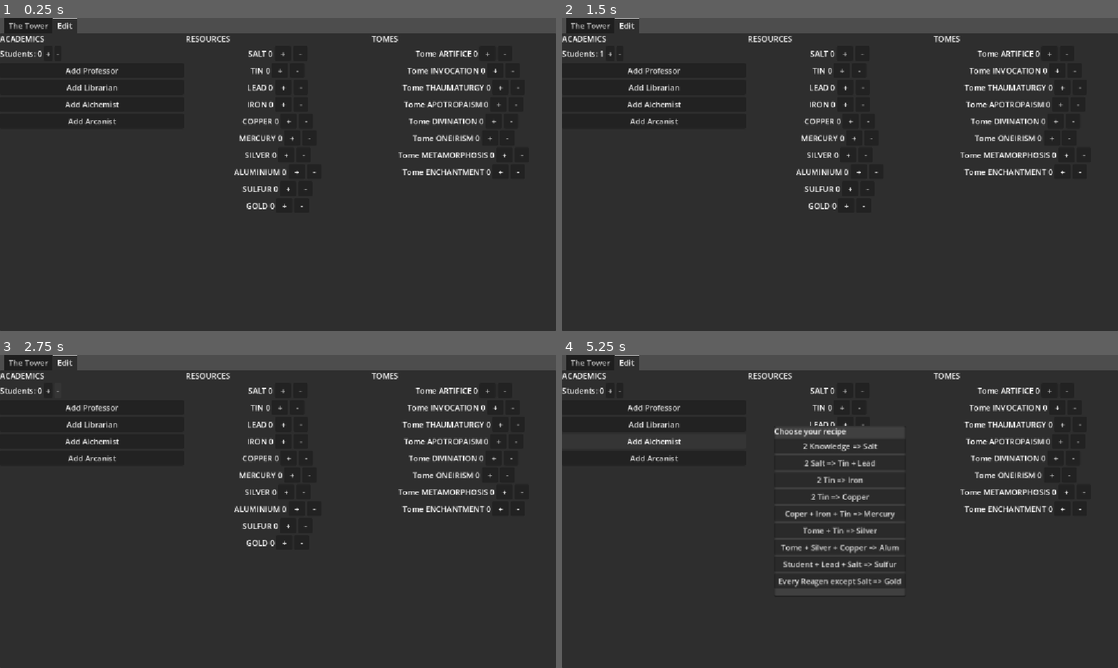
Above: before the commit, frames 1-4 (two rows, left to right).
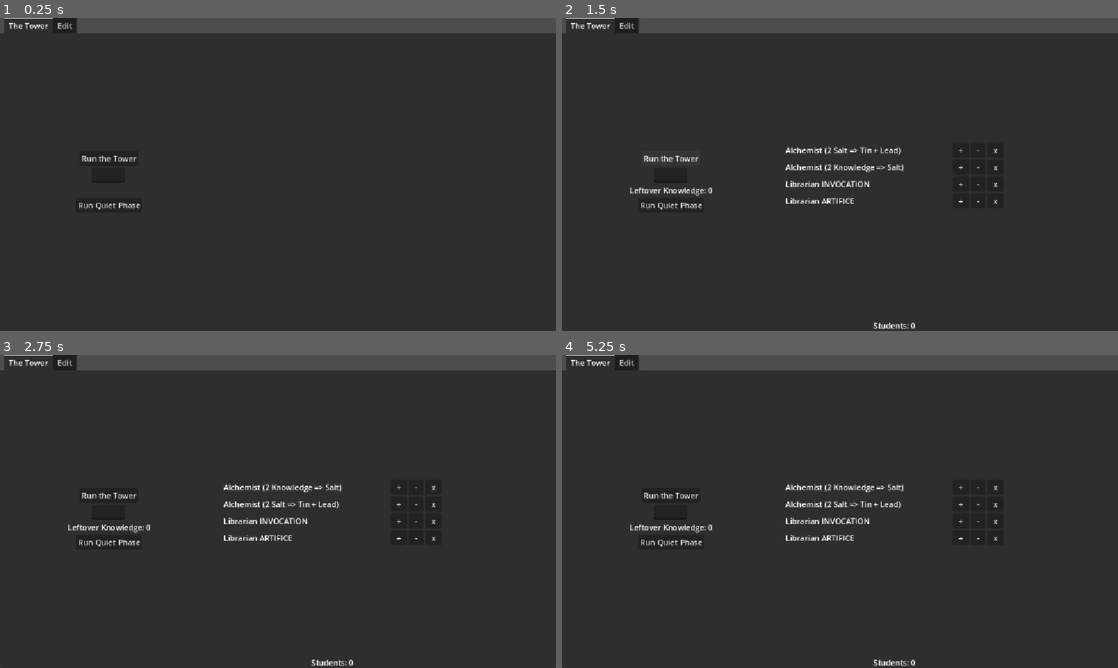
Above: after the commit, the same moments.

Repository: benjo121ben/sorcerers_tower
Game: Godot game, scene res://wizards_tower.tscn
Same seed, same stepped clock (60 frames per second), same inputs: the game is played once before the commit and once after it.
Inputs (mouse positions are in pixels of both pictures, inside the frame that each line leads up to):
- Up to frame 1 (0.25 s): no input
- Up to frame 2 (1.5 s): click (612, 52) at 0.5 s, where only the run before the commit has a clickable "+"; click (673, 158) at 1.25 s, where only the run after the commit has a clickable "Run the Tower"
- Up to frame 3 (2.75 s): click "-" at 2 s
- Up to frame 4 (5.25 s): click (673, 542) at 2.75 s, where only the run after the commit has a clickable "Run Quiet Phase"; click (656, 408) at 3.5 s, where only the run before the commit has a clickable "Add Professor"; click (656, 423) at 4.25 s, where only the run before the commit has a clickable "Add Librarian"; click (656, 442) at 5 s, where only the run before the commit has a clickable "Add Alchemist"

The runs differ from the first frame. In frame 1, 3.4% of the frame differs, in the area x 0-95%, y 0-62%; in frame 2, 4.5%; in frame 3, 4.4%; in frame 4, 5.7%, in the area x 0-95%, y 0-100%.

Commit message:
implemented saving

Diff:
--- a/academic.gd
+++ b/academic.gd
@@ -36,3 +36,18 @@
 @export var acad_type: AcademicType = AcademicType.PROFESSOR
 @export var arcana: Arcana = Arcana.NULL
 @export var reagent: ReagentRecipe = ReagentRecipe.NULL
+
+
+func get_as_dict() -> Dictionary:
+    return {
+        "type": acad_type,
+        "arcana": arcana,
+        "reagent": reagent
+    }
+
+static func from_dict(dict: Dictionary) -> Academic:
+    var ret := Academic.new()
+    ret.acad_type = dict["type"]
+    ret.arcana = dict["arcana"]
+    ret.reagent = dict["reagent"]
+    return ret
--- a/edit_reagents.gd
+++ b/edit_reagents.gd
@@ -11,7 +11,6 @@
 
 func setup() -> void:
 	var item = get_child(0) as EditItem
-	item.label.text = "SALT " + str(wizard_tower.tower_resources.reagent_salt)
 	item.plusButton.pressed.connect(
 		func ():
 			wizard_tower.tower_resources.reagent_salt += 1
@@ -24,7 +23,6 @@
 	)
 
 	item = get_child(1) as EditItem
-	item.label.text = "TIN " + str(wizard_tower.tower_resources.reagent_tin)
 	item.plusButton.pressed.connect(
 		func ():
 			wizard_tower.tower_resources.reagent_tin += 1
@@ -37,7 +35,6 @@
 	)
 
 	item = get_child(2) as EditItem
-	item.label.text = "LEAD " + str(wizard_tower.tower_resources.reagent_lead)
 	item.plusButton.pressed.connect(
 		func ():
 			wizard_tower.tower_resources.reagent_lead += 1
@@ -50,7 +47,6 @@
 	)
 
 	item = get_child(3) as EditItem
-	item.label.text = "IRON " + str(wizard_tower.tower_resources.reagent_iron)
 	item.plusButton.pressed.connect(
 		func ():
 			wizard_tower.tower_resources.reagent_iron += 1
@@ -63,7 +59,6 @@
 	)
 
 	item = get_child(4) as EditItem
-	item.label.text = "COPPER " + str(wizard_tower.tower_resources.reagent_copper)
 	item.plusButton.pressed.connect(
 		func ():
 			wizard_tower.tower_resources.reagent_copper += 1
@@ -76,7 +71,6 @@
 	)
 
 	item = get_child(5) as EditItem
-	item.label.text = "MERCURY " + str(wizard_tower.tower_resources.reagent_mercury)
 	item.plusButton.pressed.connect(
 		func ():
 			wizard_tower.tower_resources.reagent_mercury += 1
@@ -89,7 +83,6 @@
 	)
 
 	item = get_child(6) as EditItem
-	item.label.text = "SILVER " + str(wizard_tower.tower_resources.reagent_silver)
 	item.plusButton.pressed.connect(
 		func ():
 			wizard_tower.tower_resources.reagent_silver += 1
@@ -102,7 +95,6 @@
 	)
 
 	item = get_child(7) as EditItem
-	item.label.text = "ALUMINIUM " + str(wizard_tower.tower_resources.reagent_aluminium)
 	item.plusButton.pressed.connect(
 		func ():
 			wizard_tower.tower_resources.reagent_aluminium += 1
@@ -115,7 +107,6 @@
 	)
 
 	item = get_child(8) as EditItem
-	item.label.text = "SULFUR " + str(wizard_tower.tower_resources.reagent_sulfur)
 	item.plusButton.pressed.connect(
 		func ():
 			wizard_tower.tower_resources.reagent_sulfur += 1
@@ -128,7 +119,6 @@
 	)
 
 	item = get_child(9) as EditItem
-	item.label.text = "GOLD " + str(wizard_tower.tower_resources.reagent_gold)
 	item.plusButton.pressed.connect(
 		func ():
 			wizard_tower.tower_resources.reagent_gold += 1
@@ -144,6 +134,8 @@
 
 
 func update() -> void:
+	if wizard_tower.tower_resources == null:
+		return
 	var item = get_child(0) as EditItem
 	item.label.text = "SALT " + str(wizard_tower.tower_resources.reagent_salt)
 
--- a/edit_tomes.gd
+++ b/edit_tomes.gd
@@ -106,6 +106,8 @@
 
 
 func update() -> void:
+	if wizard_tower.tower_resources == null:
+		return
 	var item = get_child(0) as EditItem
 	item.label.text = "Tome ARTIFICE " + str(wizard_tower.tower_resources.tome_artifice)
 
--- a/show_reagents.gd
+++ b/show_reagents.gd
@@ -11,6 +11,8 @@
 
 # Called every frame. 'delta' is the elapsed time since the previous frame.
 func update() -> void:
+	if wizard_tower.tower_resources == null:
+		return
 	(get_child(0) as Label).text = "Reagent SALT " + str(wizard_tower.tower_resources.reagent_salt) if wizard_tower.tower_resources.reagent_salt > 0 else ""
 	(get_child(1) as Label).text = "Reagent TIN " + str(wizard_tower.tower_resources.reagent_tin) if wizard_tower.tower_resources.reagent_tin > 0 else ""
 	(get_child(2) as Label).text = "Reagent LEAD " + str(wizard_tower.tower_resources.reagent_lead) if wizard_tower.tower_resources.reagent_lead > 0 else ""
--- a/show_tomes.gd
+++ b/show_tomes.gd
@@ -11,6 +11,8 @@
 
 # Called every frame. 'delta' is the elapsed time since the previous frame.
 func update() -> void:
+	if wizard_tower.tower_resources == null:
+		return
 	(get_child(0) as Label).text = "Tome ARTIFICE " + str(wizard_tower.tower_resources.tome_artifice) if wizard_tower.tower_resources.tome_artifice > 0 else ""
 	(get_child(1) as Label).text = "Tome INVOCATION " + str(wizard_tower.tower_resources.tome_invocation) if wizard_tower.tower_resources.tome_invocation > 0 else ""
 	(get_child(2) as Label).text = "Tome THAUMATURGY " + str(wizard_tower.tower_resources.tome_thaumaturgy) if wizard_tower.tower_resources.tome_thaumaturgy > 0 else ""
--- a/tower_resources.gd
+++ b/tower_resources.gd
@@ -25,3 +25,54 @@
 
 func any_tome_exists() -> bool:
     return tome_artifice > 0 or tome_invocation > 0 or tome_thaumaturgy > 0 or tome_apotropaism > 0 or tome_divination > 0 or tome_oneirism > 0 or tome_metamorphosis > 0 or tome_enchantment > 0
+
+func get_as_dict() -> Dictionary:
+    return {
+        "tomes": {
+            "artifice": tome_artifice,
+            "invocation": tome_invocation,
+            "thaumaturgy": tome_thaumaturgy,
+            "apotropaism": tome_apotropaism,
+            "divination": tome_divination,
+            "oneirism": tome_oneirism,
+            "metamorphosis": tome_metamorphosis,
+            "enchantment": tome_enchantment,
+        },
+        "reagent": {
+            "salt": reagent_salt,
+            "tin": reagent_tin,
+            "lead": reagent_lead,
+            "iron": reagent_iron,
+            "copper": reagent_copper,
+            "mercury": reagent_mercury,
+            "silver": reagent_silver,
+            "aluminum": reagent_aluminium,
+            "sulfur": reagent_sulfur,
+            "gold": reagent_gold,
+        }
+    }
+
+static func from_dict(dict: Dictionary) -> TowerResources:
+    var ret := TowerResources.new()
+
+    ret.tome_artifice = dict["tomes"]["artifice"]
+    ret.tome_invocation = dict["tomes"]["invocation"]
+    ret.tome_thaumaturgy = dict["tomes"]["thaumaturgy"]
+    ret.tome_apotropaism = dict["tomes"]["apotropaism"]
+    ret.tome_divination = dict["tomes"]["divination"]
+    ret.tome_oneirism = dict["tomes"]["oneirism"]
+    ret.tome_metamorphosis = dict["tomes"]["metamorphosis"]
+    ret.tome_enchantment = dict["tomes"]["enchantment"]
+
+    ret.reagent_salt = dict["reagent"]["salt"]
+    ret.reagent_tin = dict["reagent"]["tin"]
+    ret.reagent_lead = dict["reagent"]["lead"]
+    ret.reagent_iron = dict["reagent"]["iron"]
+    ret.reagent_copper = dict["reagent"]["copper"]
+    ret.reagent_mercury = dict["reagent"]["mercury"]
+    ret.reagent_silver = dict["reagent"]["silver"]
+    ret.reagent_aluminium = dict["reagent"]["aluminum"]
+    ret.reagent_sulfur = dict["reagent"]["sulfur"]
+    ret.reagent_gold = dict["reagent"]["gold"]
+
+    return ret
--- a/wizards_tower.gd
+++ b/wizards_tower.gd
@@ -26,7 +26,8 @@
 signal leftover_knowledge(knowledge: int)
 
 func _ready() -> void:
-	updated.emit()
+	load_game()
+	updated.connect(save_game)
 
 func create_professor():
 	var acad = Academic.new()
@@ -251,3 +252,75 @@
 
 
 	return knowledge
+
+func get_as_dict() -> Dictionary:
+	var export_academics = []
+	for academic in academic_list:
+		export_academics.push_back(academic.get_as_dict())
+	return {
+		"students": students,
+		"academics": export_academics,
+		"arcanist": {
+			"artifice": artifice_arcanist,
+			"invocation": invocation_arcanist,
+			"thaumaturgy": thaumaturgy_arcanist,
+			"apotropaism": apotropaism_arcanist,
+			"divination": divination_arcanist,
+			"oneirism": oneirism_arcanist,
+			"metamorphosis": metamorphosis_arcanist,
+			"enchantment": enchantment_arcanist,
+		},
+	}
+
+
+func save_game():
+	var save_file = FileAccess.open("user://savegame.save", FileAccess.WRITE)
+
+	var tower_dict := self.get_as_dict()
+	var resources_dict := tower_resources.get_as_dict()
+
+	# JSON provides a static method to serialized JSON string.
+	var json_string = JSON.stringify({"tower": tower_dict, "resources": resources_dict})
+
+	# Store the save dictionary as a new line in the save file.
+	save_file.store_line(json_string)
+
+
+func load_game():
+	if not FileAccess.file_exists("user://savegame.save"):
+		return # Error! We don't have a save to load.
+
+	var json = JSON.new()
+	# Load the file line by line and process that dictionary to restore
+	# the object it represents.
+	var json_result = json.parse(FileAccess.get_file_as_string("user://savegame.save"))
+
+	if json_result == OK:
+		var json_data: Dictionary = json.data
+		var tower_dict: Dictionary = json_data["tower"]
+		var resources_dict: Dictionary = json_data["resources"]
+
+		students = tower_dict["students"]
+		var arcanists_dict :Dictionary = tower_dict["arcanist"]
+		var academics_list : Array = tower_dict["academics"]
+
+		artifice_arcanist = arcanists_dict["artifice"]
+		invocation_arcanist = arcanists_dict["invocation"]
+		thaumaturgy_arcanist = arcanists_dict["thaumaturgy"]
+		apotropaism_arcanist = arcanists_dict["apotropaism"]
+		divination_arcanist = arcanists_dict["divination"]
+		oneirism_arcanist = arcanists_dict["oneirism"]
+		metamorphosis_arcanist = arcanists_dict["metamorphosis"]
+		enchantment_arcanist = arcanists_dict["enchantment"]
+
+		self.academic_list.clear()
+		for academic in academics_list:
+			self.academic_list.push_back(Academic.from_dict(academic))
+
+		self.tower_resources = TowerResources.from_dict(resources_dict)
+
+		print("done loading")
+		updated.emit()
+
+	else:
+		print("couldn't load game")
--- a/wizards_tower.tscn
+++ b/wizards_tower.tscn
@@ -68,10 +68,9 @@
 anchor_bottom = 1.0
 grow_horizontal = 2
 grow_vertical = 2
-current_tab = 1
+current_tab = 0
 
 [node name="The Tower" type="HBoxContainer" parent="TabContainer" unique_id=460949865]
-visible = false
 layout_mode = 2
 size_flags_vertical = 17
 theme_override_constants/separation = 11
@@ -141,6 +140,7 @@
 script = ExtResource("8_j7bt1")
 
 [node name="Edit" type="HBoxContainer" parent="TabContainer" unique_id=2077567783]
+visible = false
 layout_mode = 2
 metadata/_tab_index = 1
 
